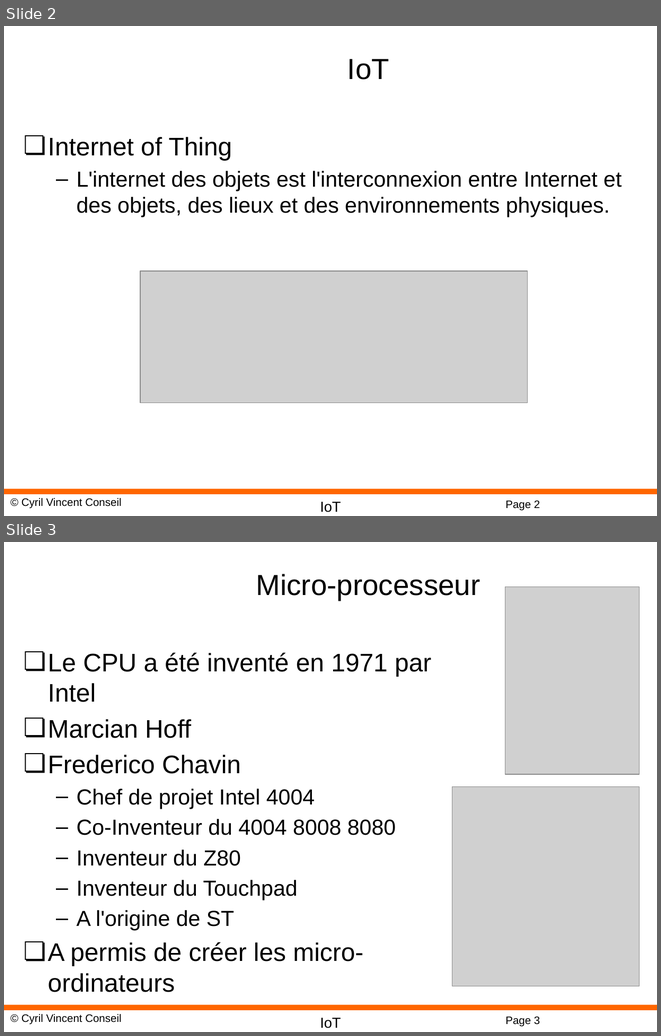
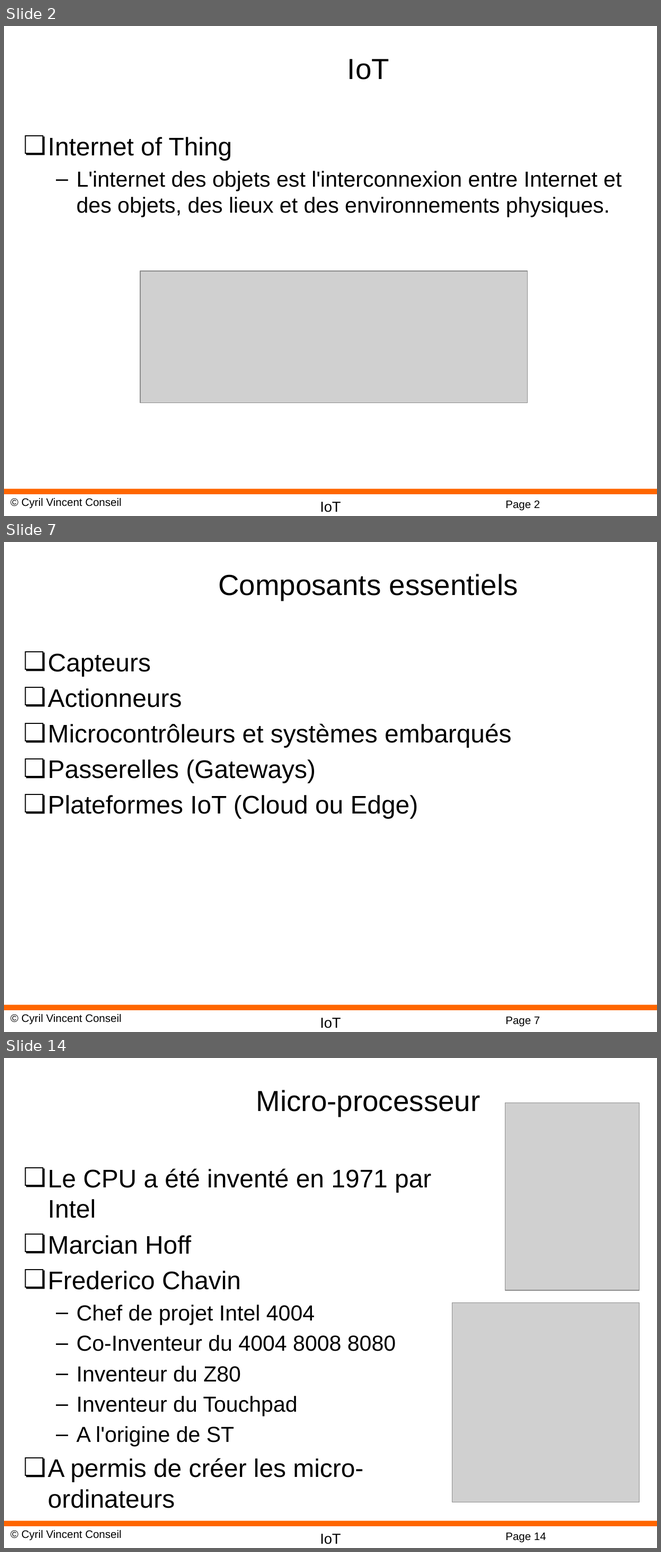
Before and after one commit to cyrilvincent/IoT, a slide deck: ppt/IoT01-Intro.pptx. Shown one above the other, each under a label of ours: slides 2 and 3 before the commit, slides 2, 7 and 14 after it; the slides between them are not shown. The pictures are 661x1036 and 661x1552 pixels, drawn with LibreOffice and Linux fonts; fonts in the diff are those of the drawing; grey boxes stand for pictures; background and template pictures are left out. Boxes give left, top, right and bottom in pixels: in the first picture for what was removed or moved away, otherwise in the second. Text is boxed around its words. In the diff, an @@ line names an element or a change of style, - is before the commit and + after.

```diff
--- a/ppt/IoT01-Intro.pptx
+++ b/ppt/IoT01-Intro.pptx
@@ slide 7 added at [4, 542, 657, 1032], background #FFFFFF; not listed: 4 template elements that a slide beside it also shows @@
@@ title added at [218, 574, 518, 600], 32 pt, text #000000 @@
+Composants essentiels
@@ text added at [48, 653, 512, 819], 28 pt, text #000000 @@
+❏ Capteurs
+❏ Actionneurs
+❏ Microcontrôleurs et systèmes embarqués
+❏ Passerelles (Gateways)
+❏ Plateformes IoT (Cloud ou Edge)
@@ what was slide 3 is now slide 14 @@
@@ page number at [505, 1532, 546, 1542]: text changed @@
-Page 3
+Page 14
```
Also in this commit, not shown: 16 other slides added, 56 other files.
